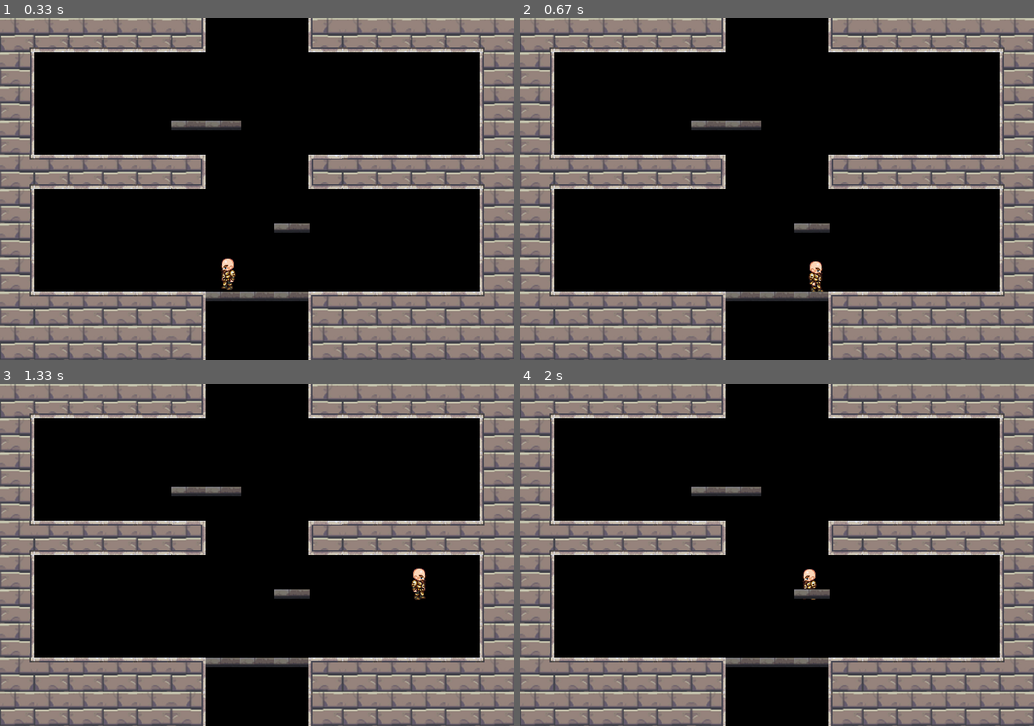
Above: before the commit, frames 1-4 (two rows, left to right).
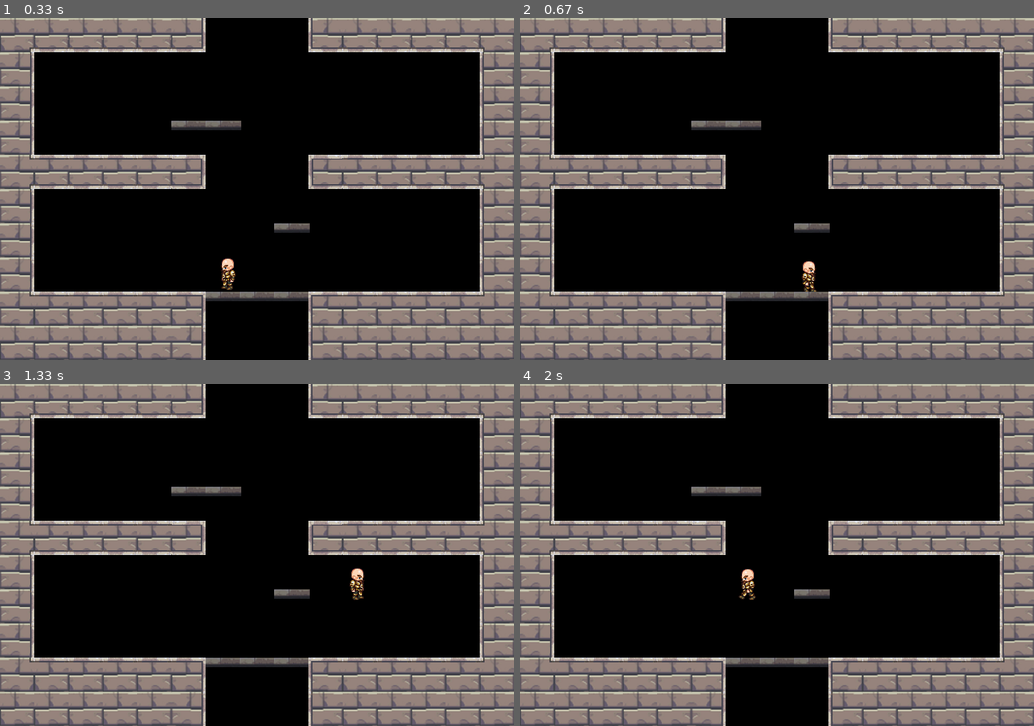
Above: after the commit, the same moments.

Repository: MFTI-summer/ROGUE-LEGACY
Game: pygame game, started from Main Project/Testing.py
The game is run twice, just before and just after one commit, with the same random seed, the same clock (stepped at 60 frames per second) and the same inputs.
Inputs:
- Up to frame 1 (0.33 s): no input
- Up to frame 2 (0.67 s): hold D from 0.33 s (still down)
- Up to frame 3 (1.33 s): release D at 0.8 s; hold D 0.83-1.3 s; tap Space at 0.9, 1.2 s
- Up to frame 4 (2 s): hold A 1.33-1.87 s; tap Space at 1.4, 1.7, 1.97 s; hold A from 1.9 s (still down)

Frame 1 is identical in both runs. In frame 2, 0.3% of the frame differs, in the area x 54-60%, y 71-80%; in frame 3, 0.4%, in the area x 68-83%, y 53-64%; in frame 4, 0.4%.

Commit message:
Update Hero.py

Diff:
--- a/Main Project/Hero.py
+++ b/Main Project/Hero.py
@@ -107,13 +107,19 @@
                     floor_rect = self.level.floor.sprites()[floor_index].rect
                     if platform_index != -1 and platform_rect.top <= self.rect.bottom < platform_rect.bottom:
                         self.current_speed['y'] = 0
+                        # self.rect.y -= self.rect.bottom - floor_rect.top
                         self.is_jump = False
-                    if floor_index != -1 and self.rect.bottom >= floor_rect.top - 1 and self.rect.bottom < floor_rect.top + 10:
+                    if floor_index != -1 and floor_rect.top - 1 <= self.rect.bottom < floor_rect.top + 10:
                         self.current_speed['y'] = 0
                         self.is_jump = False
 
                 if self.current_speed['x'] != 0:
-                    pass
+                    wall_index = self.rect.collidelist(self.level.walls.sprites())
+                    wall_rect = self.level.walls.sprites()[wall_index].rect
+                    if wall_index != -1:
+                        if self.rect.x <= wall_rect.right or self.rect.right >= wall_rect.left:
+                            self.current_speed['x'] = 0
+
 
             # if self.current_speed['y'] < 0 and collide_check[0]:
             #     self.current_speed['y'] = 0
